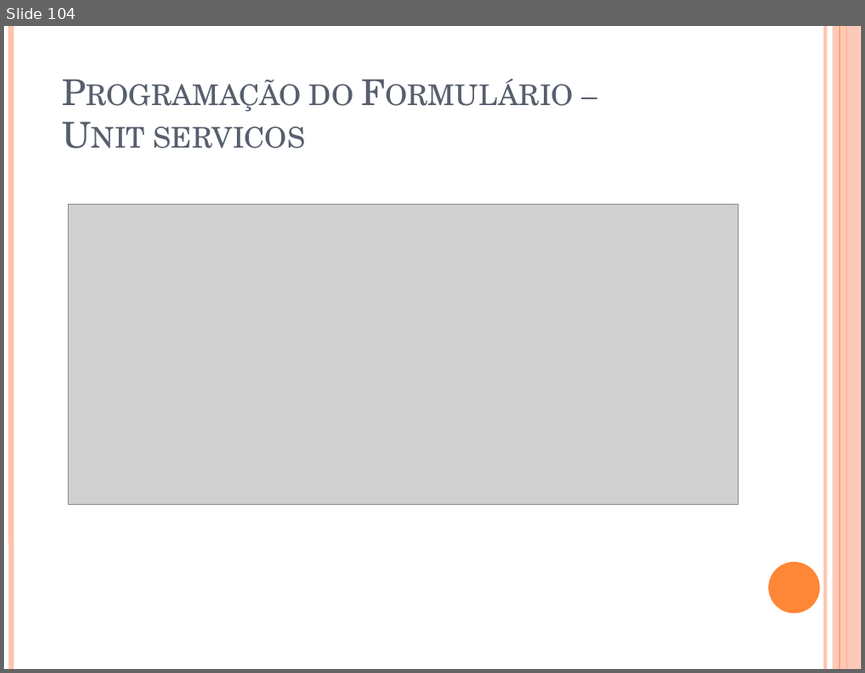
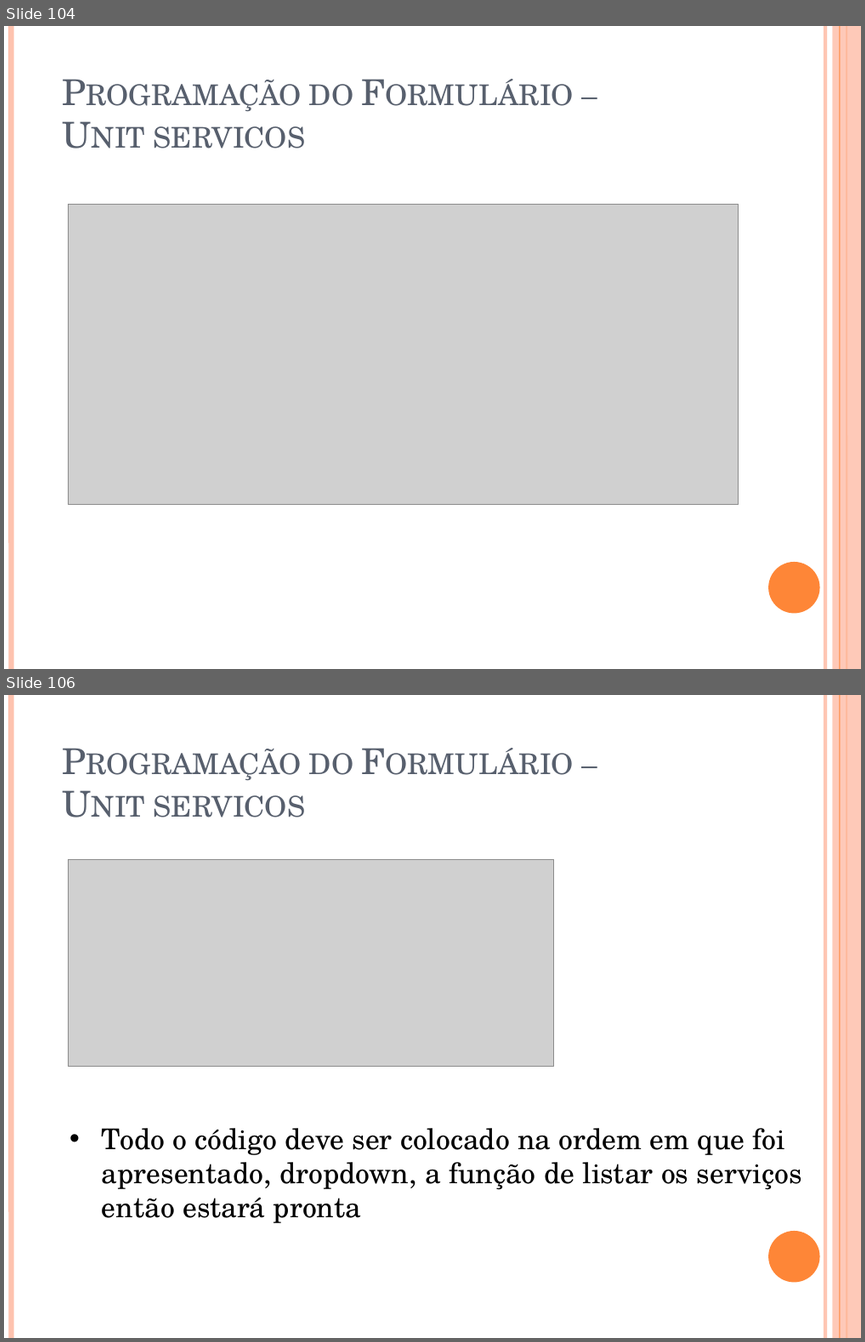
Before and after one commit to igorscandido/Conexao-Bluetooth-usando-Delphi, a slide deck: Stuff/Conexão Bluetooth usando Delphi.pptx. Shown one above the other, each under a label of ours: slide 104 before the commit, slides 104 and 106 after it; the slides between them are not shown. The pictures are 865x673 and 865x1342 pixels, drawn with LibreOffice and Linux fonts; fonts in the diff are those of the drawing; grey boxes stand for pictures. Boxes give left, top, right and bottom in pixels: in the first picture for what was removed or moved away, otherwise in the second. Text is boxed around its words. In the diff, an @@ line names an element or a change of style, - is before the commit and + after.

```diff
--- a/Stuff/Conexão Bluetooth usando Delphi.pptx
+++ b/Stuff/Conexão Bluetooth usando Delphi.pptx
@@ slide 106 added at (4,695,861,1338), background #FFFFFF; not listed: 6 template elements that a slide beside it also shows @@
@@ title added at (154,753,353,817), 30 pt, text #575F6D, small capitals @@
+Programação do Formulário –
+Unit servicos
@@ picture added at (69,860,554,1066) @@
@@ text added at (102,1128,802,1223), 24 pt, text #000000 @@
+• Todo o código deve ser colocado na ordem em que foi apresentado, dropdown, a função de listar os serviços então estará pronta
```
Also in this commit, not shown: 1 slide changed, 9 other slides added, 28 other files.
